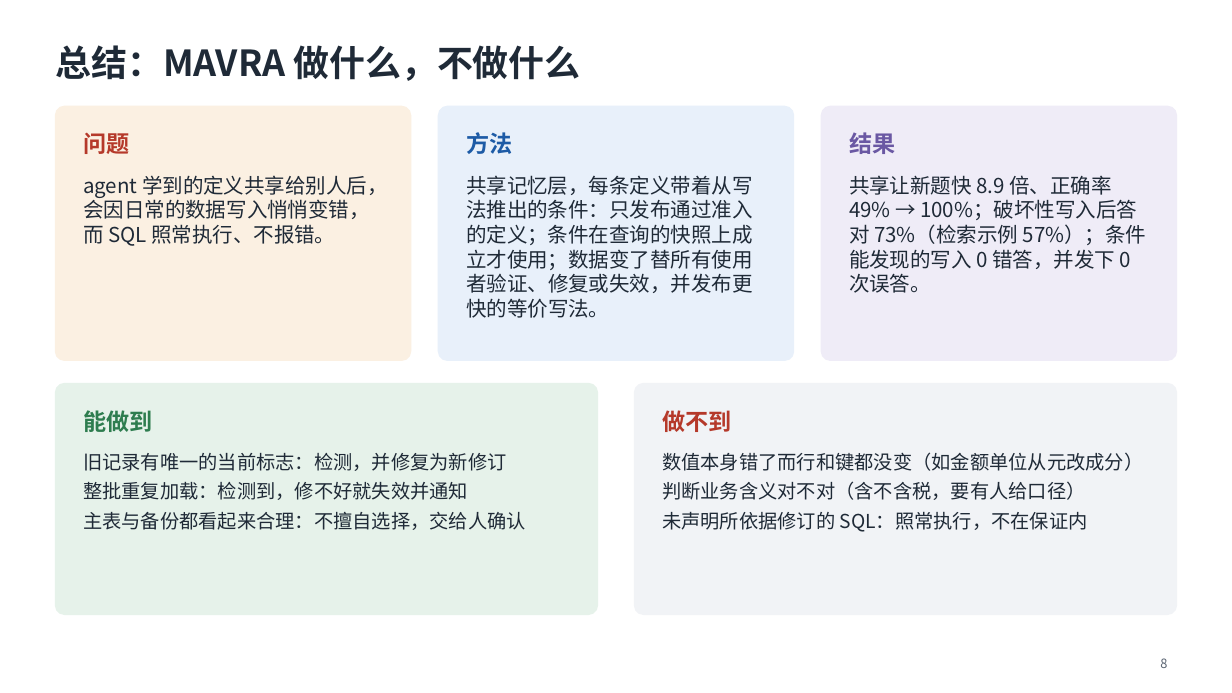
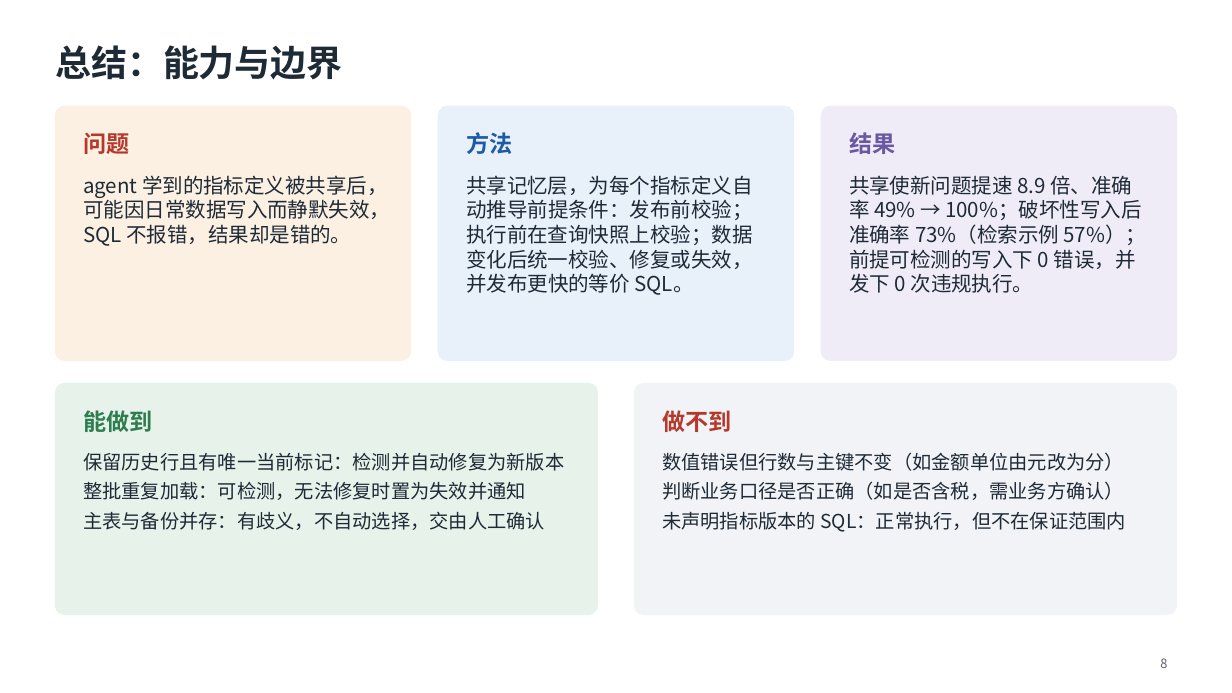
Before and after one commit to mmmttt000045/agent4db-adapter, a slide deck: slide 8 of docs/mavra-system.pptx. Drawn at 1232x693 pixels with LibreOffice and Linux fonts; fonts in the diff are those of the drawing. Boxes give left, top, right and bottom in pixels: in the first picture for what was removed or moved away, otherwise in the second. Text is boxed around its words. In the diff, an @@ line names an element or a change of style, - is before the commit and + after.

```diff
--- a/docs/mavra-system.pptx
+++ b/docs/mavra-system.pptx
@@ title at box(55, 45, 342, 80): text changed @@
-总结：MAVRA 做什么，不做什么
+总结：能力与边界
@@ text at box(83, 175, 390, 246): text changed @@
-agent 学到的定义共享给别人后，会因日常的数据写入悄悄变错，而 SQL 照常执行、不报错。
+agent 学到的指标定义被共享后，可能因日常数据写入而静默失效，SQL 不报错，结果却是错的。
@@ text at box(466, 175, 753, 295): text changed @@
-共享记忆层，每条定义带着从写法推出的条件：只发布通过准入的定义；条件在查询的快照上成立才使用；数据变了替所有使用者验证、修复或失效，并发布更快的等价写法。
+共享记忆层，为每个指标定义自动推导前提条件：发布前校验；执行前在查询快照上校验；数据变化后统一校验、修复或失效，并发布更快的等价 SQL。
@@ text at box(849, 175, 1147, 293): text changed @@
-共享让新题快 8.9 倍、正确率 49% → 100%；破坏性写入后答对 73%（检索示例 57%）；条件能发现的写入 0 错答，并发下 0 次误答。
+共享使新问题提速 8.9 倍、准确率 49% → 100%；破坏性写入后准确率 73%（检索示例 57%）；前提可检测的写入下 0 错误，并发下 0 次违规执行。
@@ text at box(83, 453, 564, 530): text changed @@
-旧记录有唯一的当前标志：检测，并修复为新修订
-整批重复加载：检测到，修不好就失效并通知
-主表与备份都看起来合理：不擅自选择，交给人确认
+保留历史行且有唯一当前标记：检测并自动修复为新版本
+整批重复加载：可检测，无法修复时置为失效并通知
+主表与备份并存：有歧义，不自动选择，交由人工确认
@@ text at box(662, 452, 1126, 532): text changed @@
-数值本身错了而行和键都没变（如金额单位从元改成分）
-判断业务含义对不对（含不含税，要有人给口径）
-未声明所依据修订的 SQL：照常执行，不在保证内
+数值错误但行数与主键不变（如金额单位由元改为分）
+判断业务口径是否正确（如是否含税，需业务方确认）
+未声明指标版本的 SQL：正常执行，但不在保证范围内
```
Also in this commit, not shown: 7 other slides changed, 12 other files.
